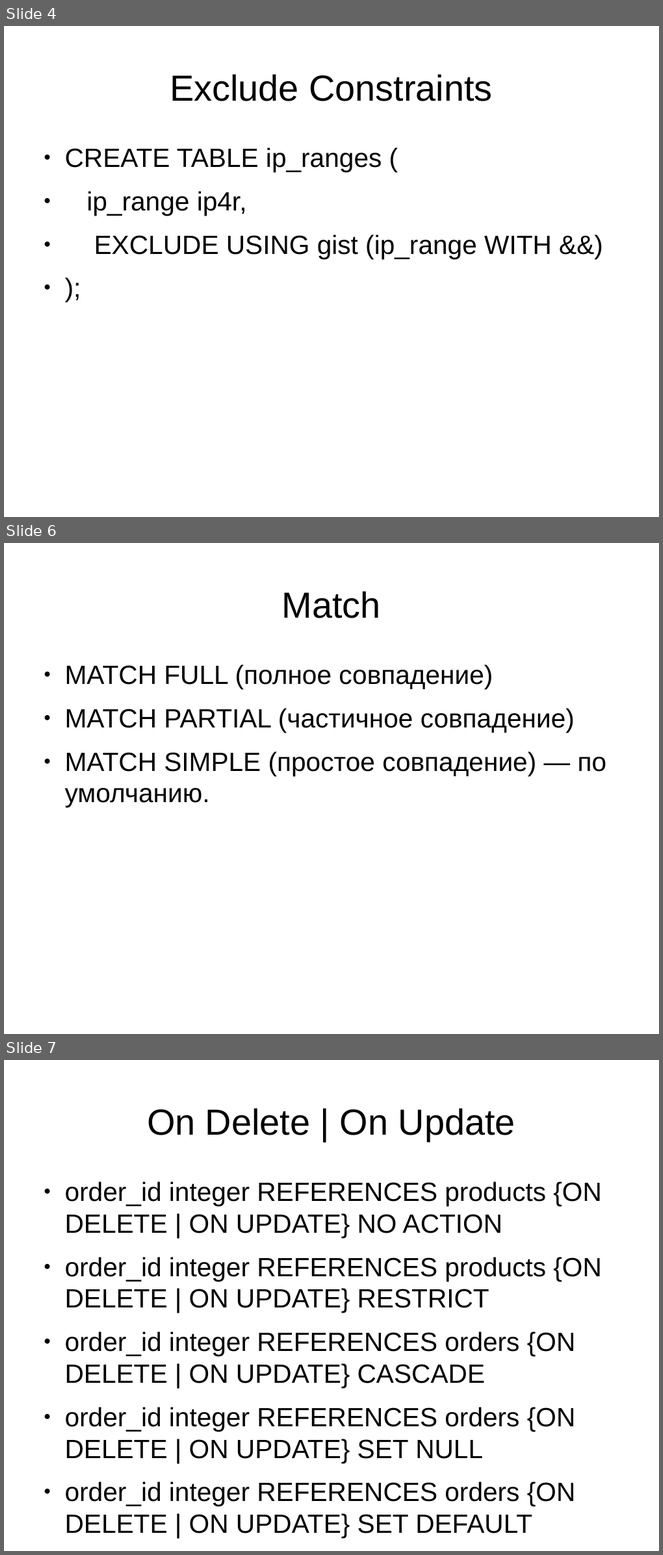
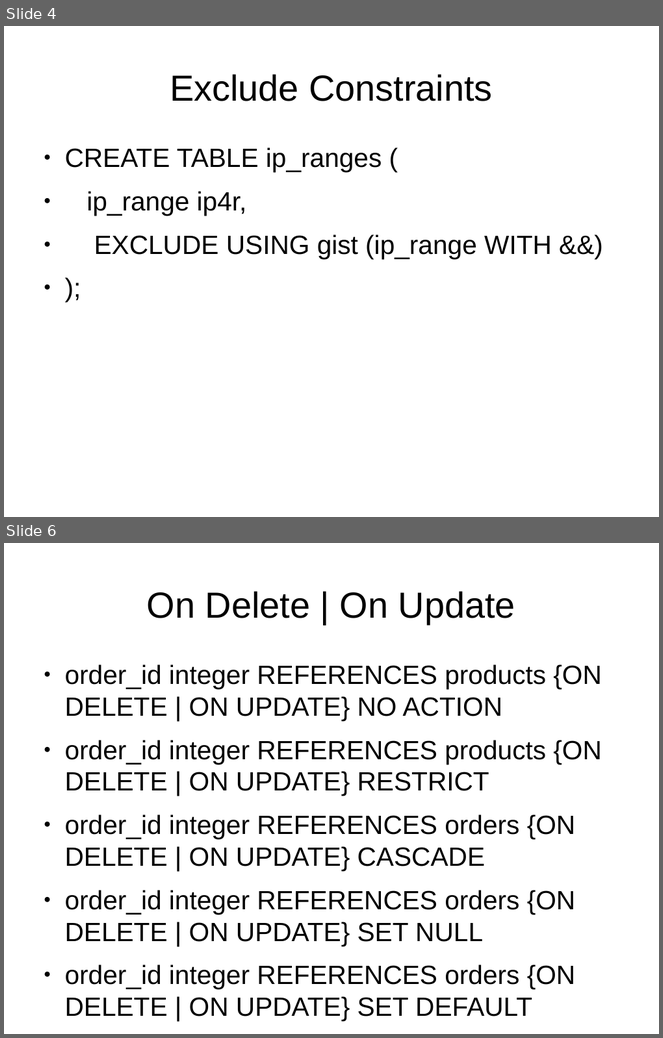
Before and after one commit to Rust1k/dbCourse, a slide deck: presentations/lesson4P.pptx. Shown one above the other, each under a label of ours: slides 4, 6 and 7 before the commit, slides 4 and 6 after it; the slides between them are not shown. The pictures are 663x1555 and 663x1038 pixels, drawn with LibreOffice and Linux fonts; fonts in the diff are those of the drawing. Boxes give left, top, right and bottom in pixels: in the first picture for what was removed or moved away, otherwise in the second. Text is boxed around its words. In the diff, an @@ line names an element or a change of style, - is before the commit and + after.

```diff
--- a/presentations/lesson4P.pptx
+++ b/presentations/lesson4P.pptx
@@ slide 6 removed at <box>4,543,659,1034</box>, background #FFFFFF @@
@@ text removed at <box>282,591,381,618</box> @@
-Match
@@ text removed at <box>65,665,607,808</box> @@
-● MATCH FULL (полное совпадение)
-● MATCH PARTIAL (частичное совпадение)
-● MATCH SIMPLE (простое совпадение) — по умолчанию.
@@ what was slide 7 is now slide 6 @@
```
Also in this commit, not shown: 1 other file.
